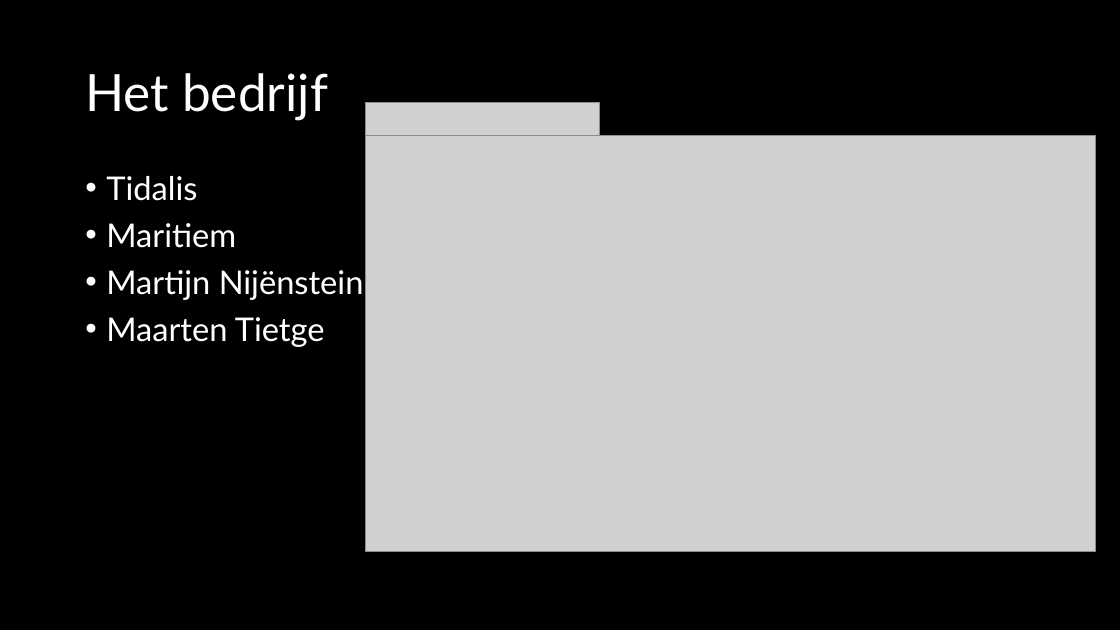
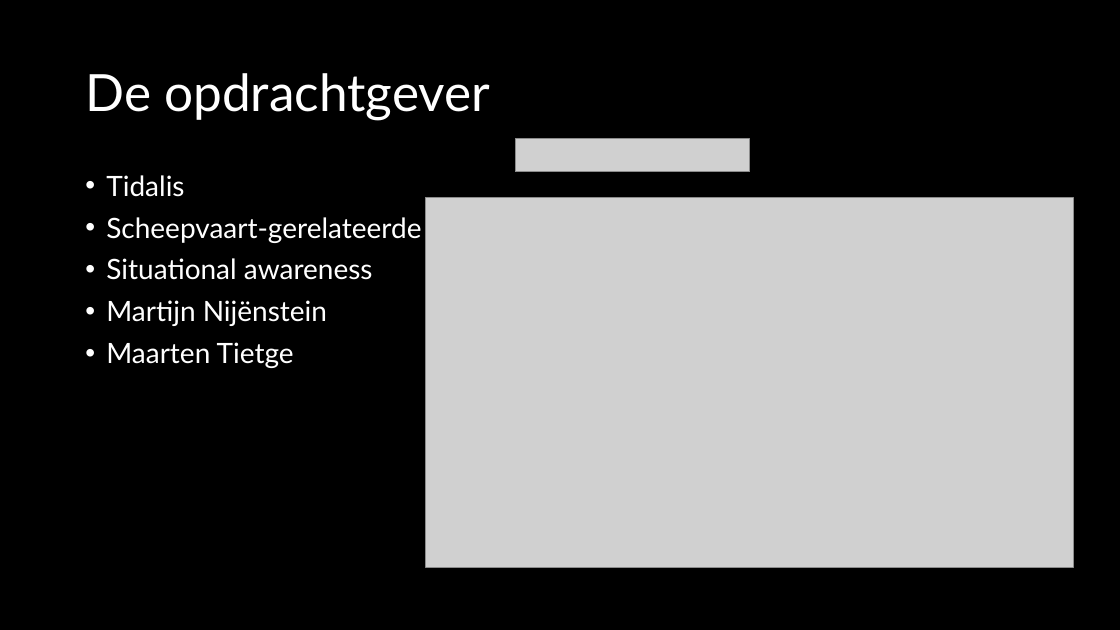
Before and after one commit to TomHeij/Project5-6, a slide deck: slide 3 of Opleverset_Project_5-6/Manage_&_Control/50% Presentatie.pptx. Drawn at 1120x630 pixels with LibreOffice and Linux fonts; fonts in the diff are those of the drawing; grey boxes stand for pictures. Boxes give left, top, right and bottom in pixels: in the first picture for what was removed or moved away, otherwise in the second. Text is boxed around its words. In the diff, an @@ line names an element or a change of style, - is before the commit and + after.

```diff
--- a/Opleverset_Project_5-6/Manage_&_Control/50% Presentatie.pptx
+++ b/Opleverset_Project_5-6/Manage_&_Control/50% Presentatie.pptx
@@ title at (x1=85, y1=73, x2=490, y2=120): text changed @@
-Het bedrijf
+De opdrachtgever
@@ picture moved from (x1=365, y1=102, x2=600, y2=135) to (x1=515, y1=139, x2=749, y2=172) @@
@@ text at (x1=106, y1=175, x2=327, y2=368): size 28 to 24 pt in "Tidalis", "Martijn Nijënstein", "Maarten Tietge" @@
@@ picture resized from (x1=365, y1=135, x2=1096, y2=552) to (x1=426, y1=198, x2=1074, y2=568) @@
@@ text at (x1=106, y1=217, x2=421, y2=280): text changed; size 28 to 24 pt @@
-• Maritiem
+• Scheepvaart-gerelateerde
+• Situational awareness
```
Also in this commit, not shown: 1 other slide changed, 8 slides added, 4 slides removed, 1 other file.
